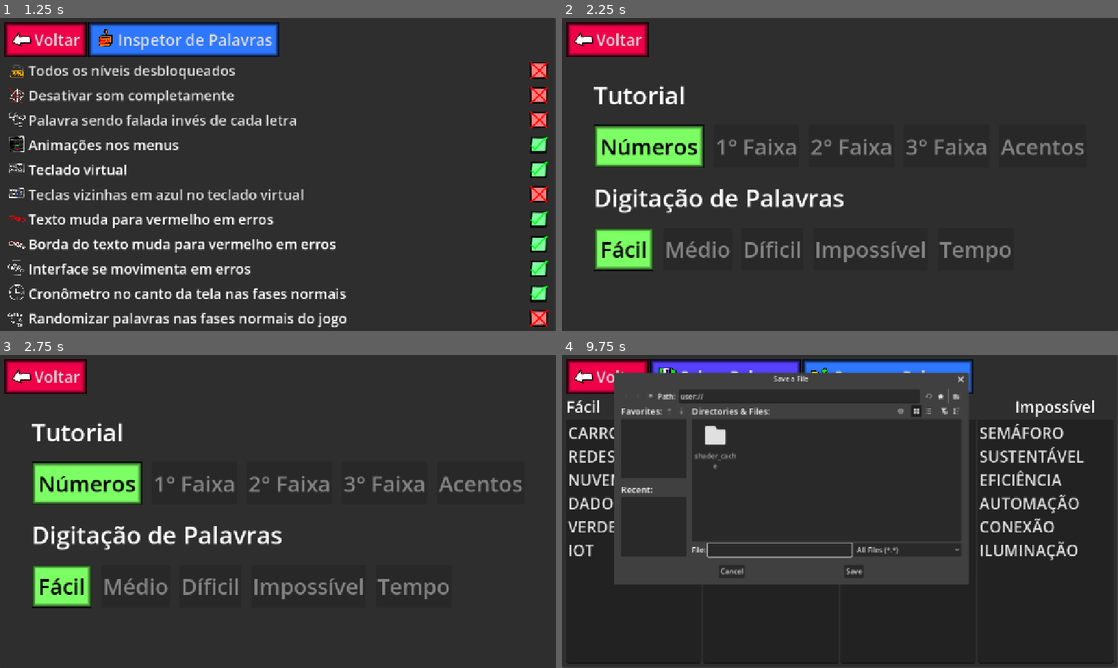
Above: before the commit, frames 1-4 (two rows, left to right).
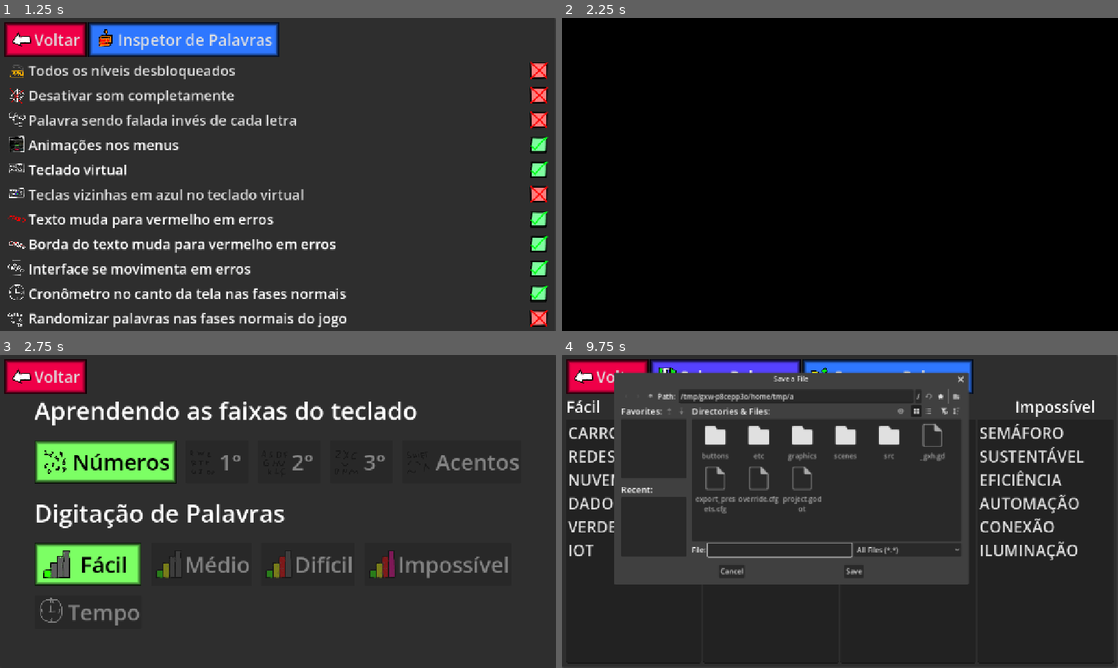
Above: after the commit, the same moments.

Repository: rafameou/typer
Game: Godot game, scene res://scenes/palavras.tscn
Two runs of this game, one before a commit and one after it. Both use one fixed random seed, a clock stepped at 60 frames per second and the inputs below. This scene is started directly instead of the project's main scene.
Inputs:
- Up to frame 1 (1.25 s): click "Voltar" at 0.5 s
- Up to frame 2 (2.25 s): click "Voltar" at 1.25 s; click "INICIAR" at 2 s
- Up to frame 3 (2.75 s): no input
- Up to frame 4 (9.75 s): click "Voltar" at 2.75 s; click "INICIAR" at 3.5 s; click "Números" at 4.25 s; click "< Voltar" at 5 s; click "Fácil" at 5.75 s; click "Voltar" at 6.5 s; click "Voltar" at 7.25 s; click "OPÇOES" at 8 s; click "Inspetor de Palavras" at 8.75 s; click "Salvar Palavras" at 9.5 s

Frame 1 is identical in both runs. In frame 2, 100% of the frame differs, in the area x 0-100%, y 0-100%; in frame 3, 16%; in frame 4, 2.1%.

Commit message:
typer 0.9.7
bugfixes, novos ícones

Diff:
--- a/project.godot
+++ b/project.godot
@@ -11,7 +11,7 @@
 [application]
 
 config/name="typer"
-config/version="0.9.6"
+config/version="0.9.7"
 run/main_scene="uid://25742lpqumsd"
 config/features=PackedStringArray("4.7", "GL Compatibility")
 boot_splash/bg_color=Color(0.14117648, 0.14117648, 0.14117648, 0)
@@ -30,6 +30,10 @@
 window/stretch/mode="canvas_items"
 window/stretch/aspect="expand"
 
+[editor_plugins]
+
+enabled=PackedStringArray()
+
 [physics]
 
 3d/physics_engine="Jolt Physics"
--- a/scenes/menu_niveis.tscn
+++ b/scenes/menu_niveis.tscn
@@ -10,10 +10,20 @@
 [ext_resource type="StyleBox" uid="uid://cw61pcja7e0iq" path="res://buttons/red_button_hover.tres" id="6_tb67n"]
 [ext_resource type="StyleBox" uid="uid://ckn7ynbadphpx" path="res://buttons/neutral_button.tres" id="8_rwmne"]
 [ext_resource type="StyleBox" uid="uid://crov67lk8rx1o" path="res://buttons/blue_button.tres" id="9_5vlxl"]
+[ext_resource type="Texture2D" uid="uid://babdsn5i75ydx" path="res://graphics/acentos.png" id="9_32e33"]
 [ext_resource type="StyleBox" uid="uid://7eg113ukcgrx" path="res://buttons/neutral_button_press.tres" id="9_tb67n"]
+[ext_resource type="Texture2D" uid="uid://dmpxcbvq2o82k" path="res://graphics/numeros.png" id="9_vxwh6"]
 [ext_resource type="StyleBox" uid="uid://hgrnuup56fud" path="res://buttons/blue_button_press.tres" id="10_lrfuj"]
+[ext_resource type="Texture2D" uid="uid://d4dpkxvirj8ig" path="res://graphics/facil.png" id="10_mlmew"]
 [ext_resource type="StyleBox" uid="uid://cs0cmv0622ng0" path="res://buttons/neutral_button_hover.tres" id="10_qka6g"]
+[ext_resource type="Texture2D" uid="uid://cw0epxmu5cxn3" path="res://graphics/qweqrty.png" id="10_yfmoh"]
+[ext_resource type="Texture2D" uid="uid://bckv6vqdmjn4d" path="res://graphics/asdfgh.png" id="11_a4tf4"]
 [ext_resource type="StyleBox" uid="uid://dtv2q5oi5m244" path="res://buttons/blue_button_hover.tres" id="11_culi8"]
+[ext_resource type="Texture2D" uid="uid://dp864ws6suixb" path="res://graphics/zxcvb.png" id="12_j5svm"]
+[ext_resource type="Texture2D" uid="uid://bm4xbi4eh23b" path="res://graphics/medio.png" id="14_lul6c"]
+[ext_resource type="Texture2D" uid="uid://doc0yhvb8nsgy" path="res://graphics/dificil.png" id="15_aibhd"]
+[ext_resource type="Texture2D" uid="uid://dqgccwpedj4oq" path="res://graphics/impossivel.png" id="19_vxwh6"]
+[ext_resource type="Texture2D" uid="uid://baak0x7syk4g2" path="res://graphics/q10.png" id="20_yfmoh"]
 
 [node name="Node2D" type="Node2D" unique_id=170390015]
 script = ExtResource("1_yhias")
@@ -67,7 +77,7 @@
 [node name="tu" type="Label" parent="PanelContainer/MarginContainer/VBoxContainer2/HBoxContainer/GridContainer" unique_id=38720338]
 layout_mode = 2
 theme_override_font_sizes/font_size = 56
-text = "Tutorial"
+text = "Aprendendo as faixas do teclado"
 
 [node name="GridContainer" type="GridContainer" parent="PanelContainer/MarginContainer/VBoxContainer2/HBoxContainer/GridContainer" unique_id=1330881374]
 layout_mode = 2
@@ -78,51 +88,61 @@
 [node name="nm" type="Button" parent="PanelContainer/MarginContainer/VBoxContainer2/HBoxContainer/GridContainer/GridContainer" unique_id=230354852]
 layout_mode = 2
 theme_override_colors/font_color = Color(0, 0, 0, 1)
+theme_override_constants/icon_max_width = 69
 theme_override_font_sizes/font_size = 50
 theme_override_styles/normal = ExtResource("1_melom")
 theme_override_styles/pressed = ExtResource("2_i04ks")
 theme_override_styles/hover = ExtResource("3_nkpfn")
 text = "Números"
+icon = ExtResource("9_vxwh6")
 
 [node name="1f" type="Button" parent="PanelContainer/MarginContainer/VBoxContainer2/HBoxContainer/GridContainer/GridContainer" unique_id=823647620]
 layout_mode = 2
 theme_override_colors/font_color = Color(0, 0, 0, 1)
-theme_override_font_sizes/font_size = 50
-theme_override_styles/normal = ExtResource("1_melom")
-theme_override_styles/pressed = ExtResource("2_i04ks")
-theme_override_styles/hover = ExtResource("3_nkpfn")
-disabled = true
-text = "1° Faixa"
+theme_override_constants/icon_max_width = 69
+theme_override_font_sizes/font_size = 50
+theme_override_styles/normal = ExtResource("1_melom")
+theme_override_styles/pressed = ExtResource("2_i04ks")
+theme_override_styles/hover = ExtResource("3_nkpfn")
+disabled = true
+text = "1° "
+icon = ExtResource("10_yfmoh")
 
 [node name="2f" type="Button" parent="PanelContainer/MarginContainer/VBoxContainer2/HBoxContainer/GridContainer/GridContainer" unique_id=1270899600]
 layout_mode = 2
 theme_override_colors/font_color = Color(0, 0, 0, 1)
-theme_override_font_sizes/font_size = 50
-theme_override_styles/normal = ExtResource("1_melom")
-theme_override_styles/pressed = ExtResource("2_i04ks")
-theme_override_styles/hover = ExtResource("3_nkpfn")
-disabled = true
-text = "2° Faixa"
+theme_override_constants/icon_max_width = 69
+theme_override_font_sizes/font_size = 50
+theme_override_styles/normal = ExtResource("1_melom")
+theme_override_styles/pressed = ExtResource("2_i04ks")
+theme_override_styles/hover = ExtResource("3_nkpfn")
+disabled = true
+text = "2° "
+icon = ExtResource("11_a4tf4")
 
 [node name="3f" type="Button" parent="PanelContainer/MarginContainer/VBoxContainer2/HBoxContainer/GridContainer/GridContainer" unique_id=565662237]
 layout_mode = 2
 theme_override_colors/font_color = Color(0, 0, 0, 1)
-theme_override_font_sizes/font_size = 50
-theme_override_styles/normal = ExtResource("1_melom")
-theme_override_styles/pressed = ExtResource("2_i04ks")
-theme_override_styles/hover = ExtResource("3_nkpfn")
-disabled = true
-text = "3° Faixa"
+theme_override_constants/icon_max_width = 69
+theme_override_font_sizes/font_size = 50
+theme_override_styles/normal = ExtResource("1_melom")
+theme_override_styles/pressed = ExtResource("2_i04ks")
+theme_override_styles/hover = ExtResource("3_nkpfn")
+disabled = true
+text = "3° "
+icon = ExtResource("12_j5svm")
 
 [node name="esp" type="Button" parent="PanelContainer/MarginContainer/VBoxContainer2/HBoxContainer/GridContainer/GridContainer" unique_id=1518998666]
 layout_mode = 2
 theme_override_colors/font_color = Color(0, 0, 0, 1)
+theme_override_constants/icon_max_width = 69
 theme_override_font_sizes/font_size = 50
 theme_override_styles/normal = ExtResource("1_melom")
 theme_override_styles/pressed = ExtResource("2_i04ks")
 theme_override_styles/hover = ExtResource("3_nkpfn")
 disabled = true
 text = "Acentos"
+icon = ExtResource("9_32e33")
 
 [node name="dig" type="Label" parent="PanelContainer/MarginContainer/VBoxContainer2/HBoxContainer/GridContainer" unique_id=1448911252]
 layout_mode = 2
@@ -133,55 +153,65 @@
 layout_mode = 2
 mouse_filter = 2
 theme_override_constants/h_separation = 22
-columns = 5
+theme_override_constants/v_separation = 22
+columns = 4
 
 [node name="fa" type="Button" parent="PanelContainer/MarginContainer/VBoxContainer2/HBoxContainer/GridContainer/GridContainer2" unique_id=665018394]
 layout_mode = 2
 theme_override_colors/font_color = Color(0, 0, 0, 1)
+theme_override_constants/icon_max_width = 69
 theme_override_font_sizes/font_size = 50
 theme_override_styles/normal = ExtResource("1_melom")
 theme_override_styles/pressed = ExtResource("2_i04ks")
 theme_override_styles/hover = ExtResource("3_nkpfn")
 text = "Fácil"
+icon = ExtResource("10_mlmew")
 
 [node name="me" type="Button" parent="PanelContainer/MarginContainer/VBoxContainer2/HBoxContainer/GridContainer/GridContainer2" unique_id=1687380455]
 layout_mode = 2
+theme_override_constants/icon_max_width = 69
 theme_override_font_sizes/font_size = 50
 theme_override_styles/normal = ExtResource("9_5vlxl")
 theme_override_styles/pressed = ExtResource("10_lrfuj")
 theme_override_styles/hover = ExtResource("11_culi8")
 disabled = true
 text = "Médio"
+icon = ExtResource("14_lul6c")
 
 [node name="di" type="Button" parent="PanelContainer/MarginContainer/VBoxContainer2/HBoxContainer/GridContainer/GridContainer2" unique_id=1167870336]
 layout_mode = 2
+theme_override_constants/icon_max_width = 69
 theme_override_font_sizes/font_size = 50
 theme_override_styles/normal = ExtResource("4_8ylrj")
 theme_override_styles/pressed = ExtResource("5_rwmne")
 theme_override_styles/hover = ExtResource("6_tb67n")
 disabled = true
-text = "Díficil"
+text = "Difícil"
+icon = ExtResource("15_aibhd")
 
 [node name="ac" type="Button" parent="PanelContainer/MarginContainer/VBoxContainer2/HBoxContainer/GridContainer/GridContainer2" unique_id=2094393845]
 layout_mode = 2
+theme_override_constants/icon_max_width = 69
 theme_override_font_sizes/font_size = 50
 theme_override_styles/normal = ExtResource("8_rwmne")
 theme_override_styles/pressed = ExtResource("9_tb67n")
 theme_override_styles/hover = ExtResource("10_qka6g")
 disabled = true
 text = "Impossível"
+icon = ExtResource("19_vxwh6")
 
 [node name="tem" type="Button" parent="PanelContainer/MarginContainer/VBoxContainer2/HBoxContainer/GridContainer/GridContainer2" unique_id=629143613]
 layout_mode = 2
+theme_override_constants/icon_max_width = 69
 theme_override_font_sizes/font_size = 50
 theme_override_styles/normal = ExtResource("8_rwmne")
 theme_override_styles/pressed = ExtResource("9_tb67n")
 theme_override_styles/hover = ExtResource("10_qka6g")
 disabled = true
 text = "Tempo"
+icon = ExtResource("20_yfmoh")
 
 [node name="ColorRect" type="ColorRect" parent="." unique_id=1891168599]
-visible = false
 offset_right = 1362.0
 offset_bottom = 805.0
 mouse_filter = 2
--- a/scenes/palavras.gd
+++ b/scenes/palavras.gd
@@ -37,7 +37,11 @@
 
 func salvar_palavras(text: String) -> Array:
 	var textArr = text.split("\n");
-	var newArr = Array(textArr).filter(func(element): return element != "");
+	#var newArr = Array(textArr).filter(func(element): return element != "");
+	var newArr = [];
+	for i in textArr:
+		if i != "" && i != "\n":
+			newArr.push_back(i.to_upper());
 	return newArr;
 
 func _on_voltar_pressed() -> void:
--- a/scenes/palavras.tscn
+++ b/scenes/palavras.tscn
@@ -57,7 +57,7 @@
 [node name="FileDialog" type="FileDialog" parent="PanelContainer/MarginContainer/VBoxContainer/HBoxContainer" unique_id=1242574742]
 oversampling_override = 1.0
 position = Vector2i(0, 36)
-access = 1
+access = 2
 
 [node name="Button2" type="Button" parent="PanelContainer/MarginContainer/VBoxContainer/HBoxContainer" unique_id=1984709171]
 layout_mode = 2
@@ -76,7 +76,7 @@
 title = "Open a File"
 position = Vector2i(0, 36)
 file_mode = 0
-access = 1
+access = 2
 
 [node name="Popup" type="Popup" parent="PanelContainer/MarginContainer/VBoxContainer/HBoxContainer" unique_id=1104429872]
 oversampling_override = 1.0
Not shown, changed: export_presets.cfg
Binary file added: graphics/acentos.png
Not shown, added: graphics/acentos.png.import
Binary file added: graphics/asdfgh.png
Not shown, added: graphics/asdfgh.png.import
Binary file added: graphics/dificil.png
Not shown, added: graphics/dificil.png.import
Binary file added: graphics/facil.png
Not shown, added: graphics/facil.png.import
Binary file added: graphics/impossivel.png
Not shown, added: graphics/impossivel.png.import
Binary file added: graphics/medio.png
(and 10 more such lines)
